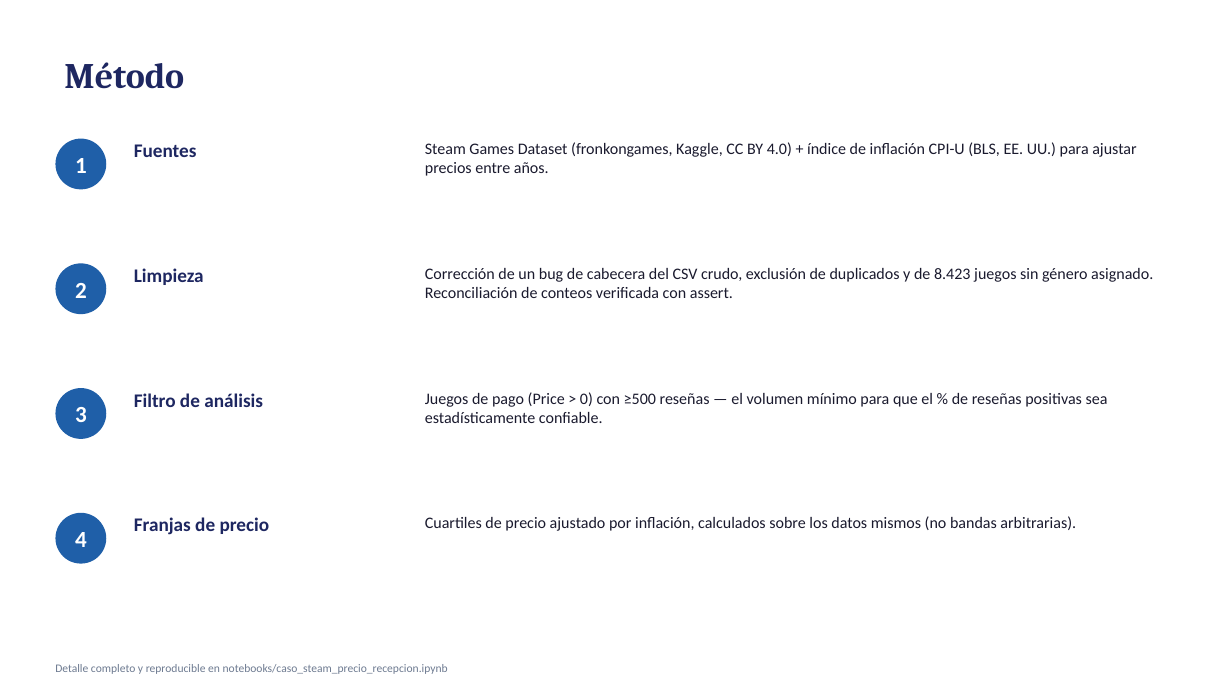
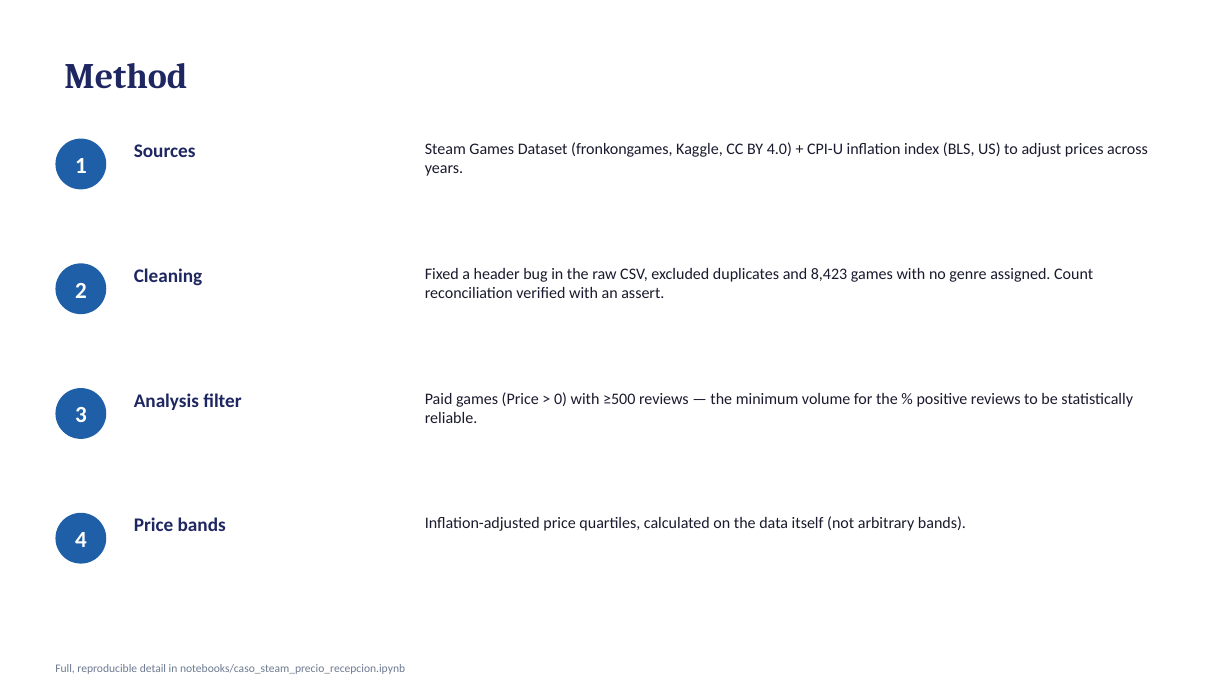
Before and after one commit to BobbyTarantino099/steam-price-reception, a slide deck: slide 3 of entregables/presentacion_fase5.pptx. Drawn at 1232x693 pixels with LibreOffice and Linux fonts; fonts in the diff are those of the drawing. Boxes give left, top, right and bottom in pixels: in the first picture for what was removed or moved away, otherwise in the second. Text is boxed around its words. In the diff, an @@ line names an element or a change of style, - is before the commit and + after.

```diff
--- a/entregables/presentacion_fase5.pptx
+++ b/entregables/presentacion_fase5.pptx
@@ text at bbox=[64, 63, 187, 89]: text changed @@
-Método
+Method
@@ text at bbox=[134, 144, 196, 157]: text changed @@
-Fuentes
+Sources
@@ text at bbox=[425, 142, 1148, 176]: text changed @@
-Steam Games Dataset (fronkongames, Kaggle, CC BY 4.0) + índice de inflación CPI-U (BLS, EE. UU.) para ajustar precios entre años.
+Steam Games Dataset (fronkongames, Kaggle, CC BY 4.0) + CPI-U inflation index (BLS, US) to adjust prices across years.
@@ text at bbox=[134, 268, 203, 286]: text changed @@
-Limpieza
+Cleaning
@@ text at bbox=[425, 268, 1093, 298]: text changed @@
-Corrección de un bug de cabecera del CSV crudo, exclusión de duplicados y de 8.423 juegos sin género asignado. Reconciliación de conteos verificada con assert.
+Fixed a header bug in the raw CSV, excluded duplicates and 8,423 games with no genre assigned. Count reconciliation verified with an assert.
@@ text at bbox=[134, 393, 241, 410]: text changed @@
-Filtro de análisis
+Analysis filter
@@ text at bbox=[425, 392, 1133, 423]: text changed @@
-Juegos de pago (Price > 0) con ≥500 reseñas — el volumen mínimo para que el % de reseñas positivas sea estadísticamente confiable.
+Paid games (Price > 0) with ≥500 reviews — the minimum volume for the % positive reviews to be statistically reliable.
@@ text at bbox=[134, 517, 226, 531]: text changed @@
-Franjas de precio
+Price bands
@@ text at bbox=[425, 516, 966, 531]: text changed @@
-Cuartiles de precio ajustado por inflación, calculados sobre los datos mismos (no bandas arbitrarias).
+Inflation-adjusted price quartiles, calculated on the data itself (not arbitrary bands).
@@ text at bbox=[55, 664, 405, 674]: text changed @@
-Detalle completo y reproducible en notebooks/caso_steam_precio_recepcion.ipynb
+Full, reproducible detail in notebooks/caso_steam_precio_recepcion.ipynb
```
Also in this commit, not shown: 8 other slides changed, 4 slides added, 4 slides removed, 15 other files.
